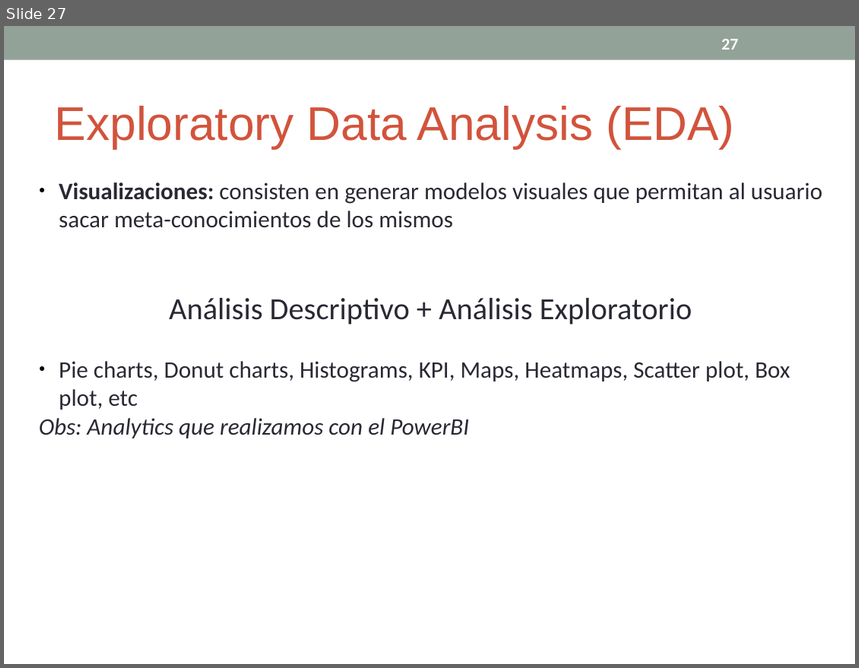
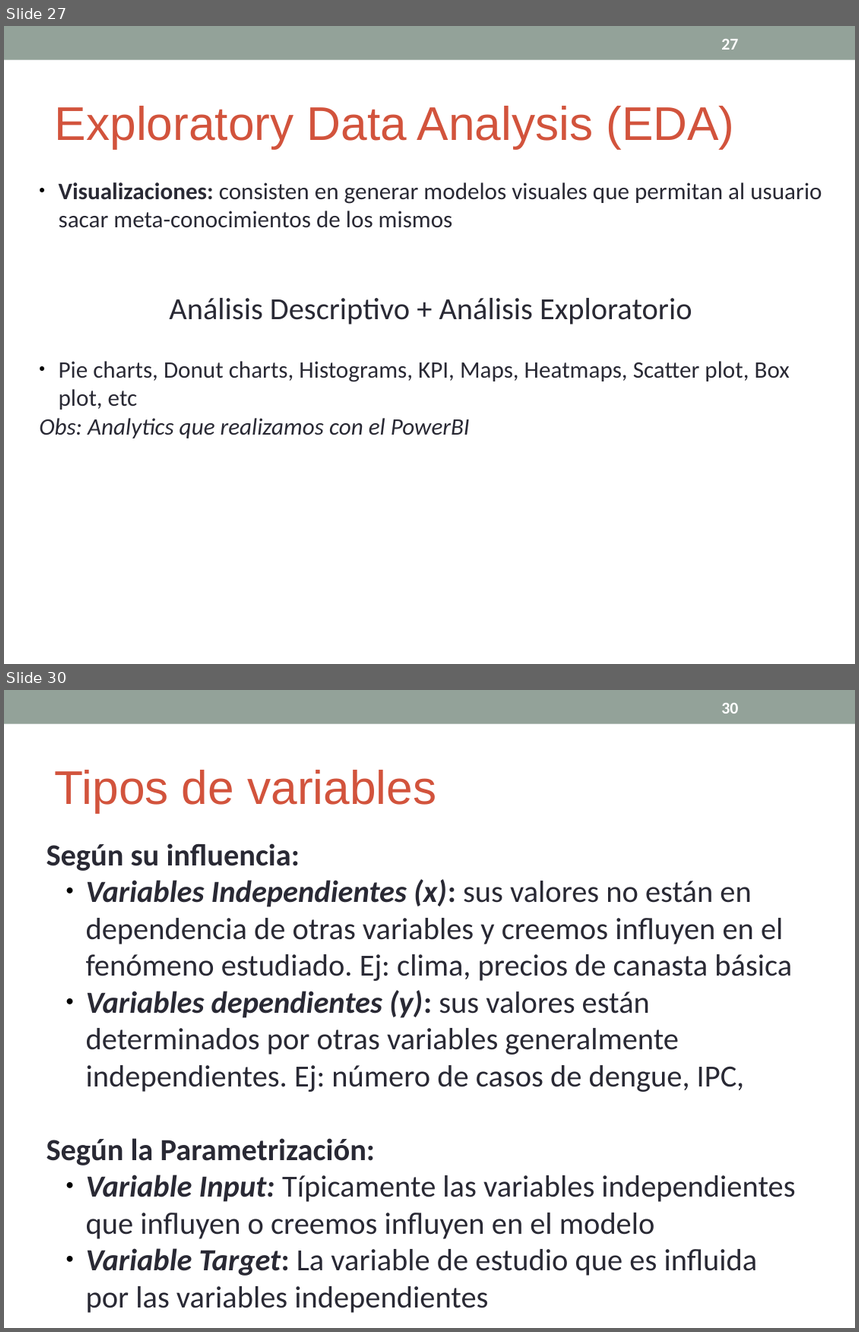
Before and after one commit to cdsparaguay/cursodwh, a slide deck: clases/DWH_Clase03.ppt. Shown one above the other, each under a label of ours: slide 27 before the commit, slides 27 and 30 after it; the slides between them are not shown. The pictures are 859x668 and 859x1332 pixels, drawn with LibreOffice and Linux fonts; fonts in the diff are those of the drawing. Boxes give left, top, right and bottom in pixels: in the first picture for what was removed or moved away, otherwise in the second. Text is boxed around its words. In the diff, an @@ line names an element or a change of style, - is before the commit and + after.

Commit message:
Se agregó teoría de modelos predictivos, scoring, training y validation

```diff
--- a/clases/DWH_Clase03.ppt
+++ b/clases/DWH_Clase03.ppt
@@ slide 30 added at [4,690,855,1328], background #FFFFFF; not listed: 1 template element that a slide beside it also shows @@
@@ page number added at [721,703,738,714], 14 pt, text #FFFFFF, bold @@
+30
@@ text added at [55,770,436,813], 40 pt, text #D2533C @@
+Tipos de variables
@@ text added at [47,844,795,1313], 26 pt, text #292934 @@
+Según su influencia:
+  ● Variables Independientes (x): sus valores no están en dependencia de otras variables y creemos influyen en el fenómeno estudiado. Ej: clima, precios de canasta básica
+  ● Variables dependientes (y): sus valores están determinados por otras variables generalmente independientes. Ej: número de casos de dengue, IPC,
+Según la Parametrización:
+  ● Variable Input: Típicamente las variables independientes que influyen o creemos influyen en el modelo
+  ● Variable Target: La variable de estudio que es influida por las variables independientes
```
Also in this commit, not shown: 7 other slides changed, 7 other slides added, 1 other file.
